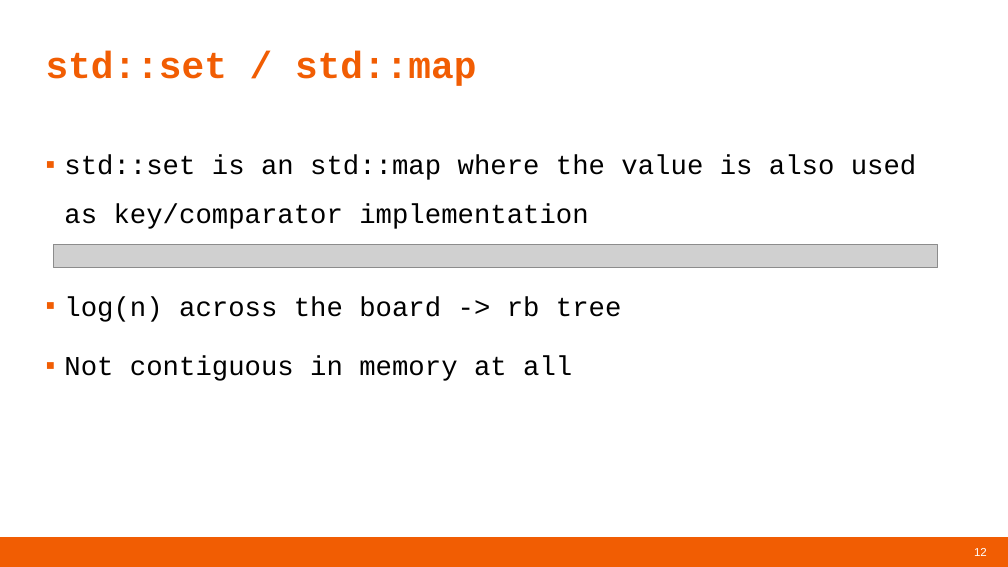
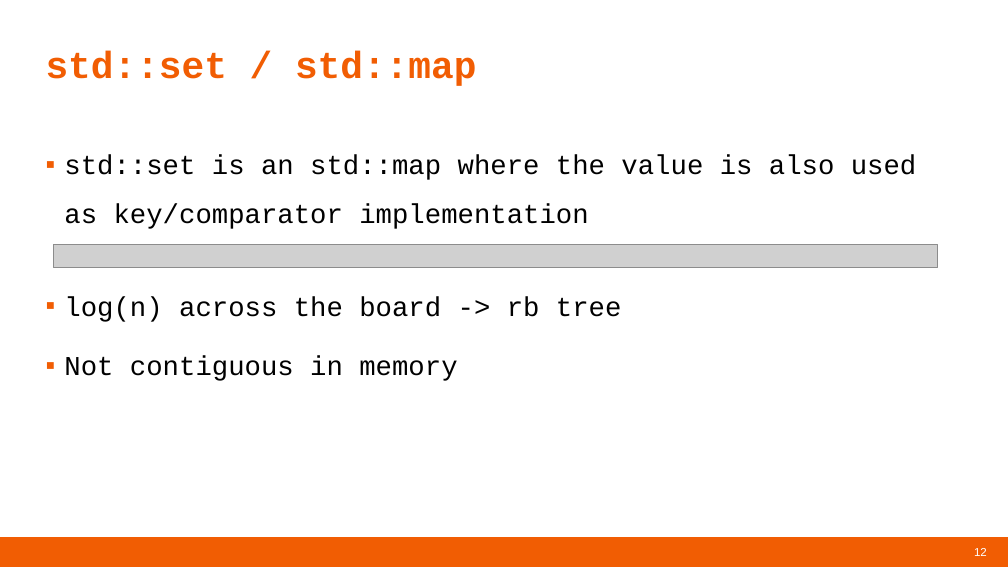
Before and after one commit to williamnagels/cpptraining, a slide deck: slide 12 of slides/5.containers.pptx. Drawn at 1008x567 pixels with LibreOffice and Linux fonts; fonts in the diff are those of the drawing; grey boxes stand for pictures; background and template pictures are left out. Boxes give left, top, right and bottom in pixels: in the first picture for what was removed or moved away, otherwise in the second. Text is boxed around its words. In the diff, an @@ line names an element or a change of style, - is before the commit and + after.

```diff
--- a/slides/5.containers.pptx
+++ b/slides/5.containers.pptx
@@ text at bbox=[64, 356, 457, 381]: text changed @@
-▪ Not contiguous in memory at all
+▪ Not contiguous in memory
```
Also in this commit, not shown: 1 other slide changed, 3 other files.
